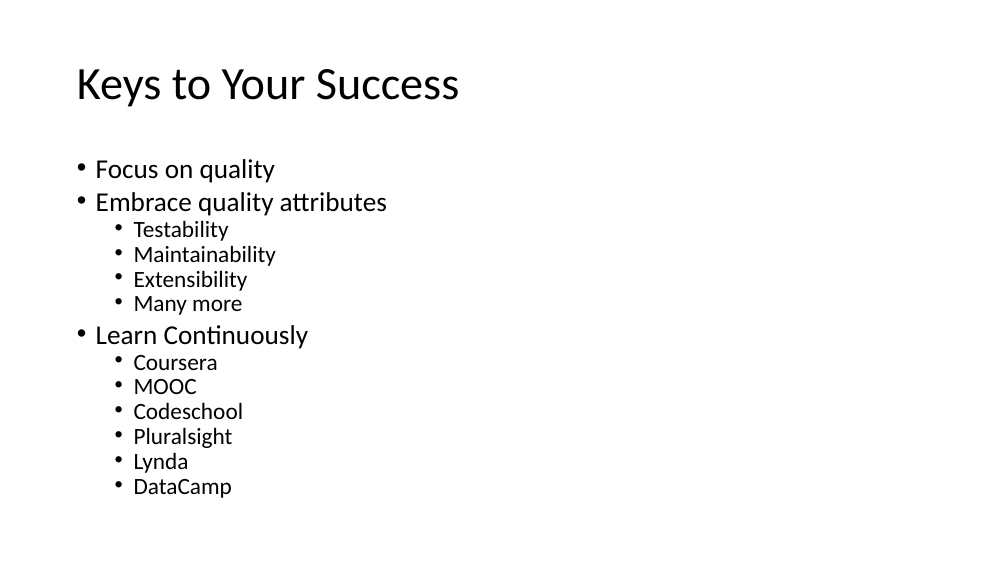
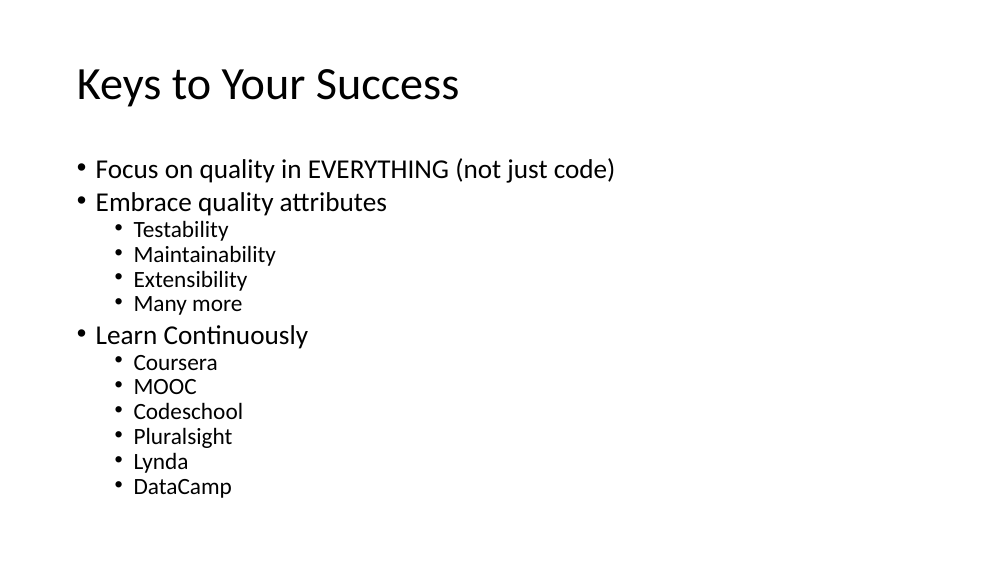
Before and after one commit to donaldsawyer/Demos, a slide deck: slide 11 of ARCC/2015_11_19_EngineeringPrinciples/SoftwareEngineering_more_than_programming.pptx. Drawn at 1008x567 pixels with LibreOffice and Linux fonts; fonts in the diff are those of the drawing. Boxes give left, top, right and bottom in pixels: in the first picture for what was removed or moved away, otherwise in the second. Text is boxed around its words. In the diff, an @@ line names an element or a change of style, - is before the commit and + after.

```diff
--- a/ARCC/2015_11_19_EngineeringPrinciples/SoftwareEngineering_more_than_programming.pptx
+++ b/ARCC/2015_11_19_EngineeringPrinciples/SoftwareEngineering_more_than_programming.pptx
@@ text at (96,158,616,183): text changed @@
-• Focus on quality
+• Focus on quality in EVERYTHING (not just code)
```
Also in this commit, not shown: 1 other slide changed, 1 other file.
